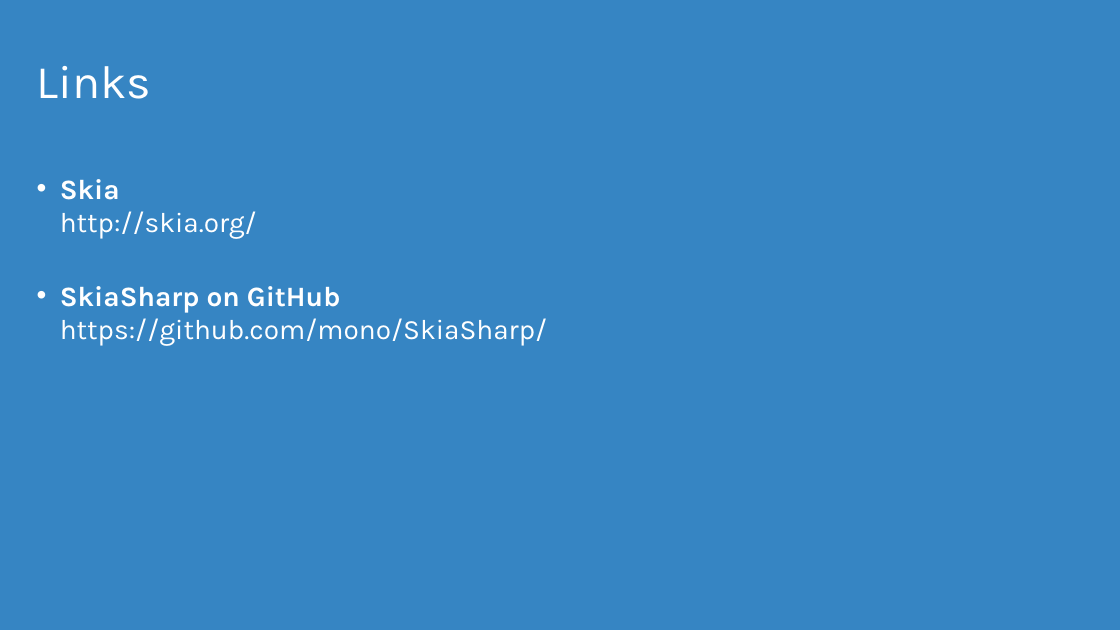
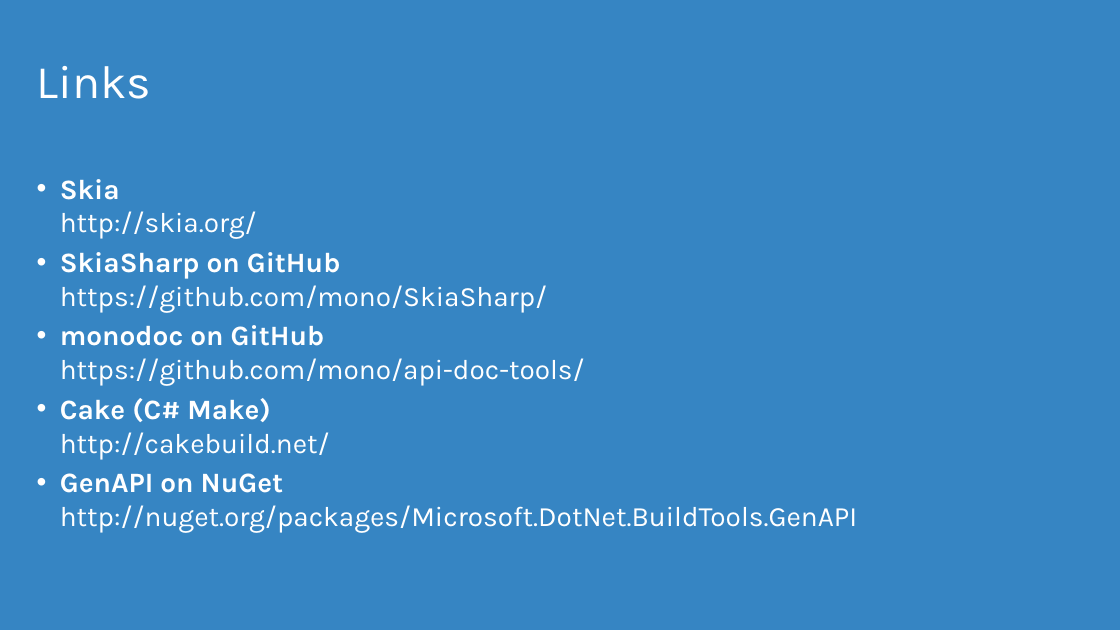
Before and after one commit to mattleibow/Xamarin-User-Groups, a slide deck: slide 17 of 2016-10-27 - SkiaSharp/SkiaSharp.pptx (slide 15 before the commit). Drawn at 1120x630 pixels with LibreOffice and Linux fonts; fonts in the diff are those of the drawing. Boxes give left, top, right and bottom in pixels: in the first picture for what was removed or moved away, otherwise in the second. Text is boxed around its words. In the diff, an @@ line names an element or a change of style, - is before the commit and + after.

```diff
--- a/2016-10-27 - SkiaSharp/SkiaSharp.pptx
+++ b/2016-10-27 - SkiaSharp/SkiaSharp.pptx
@@ text at (60,325,857,533): paragraphs added @@
+• monodoc on GitHub
+  https://github.com/mono/api-doc-tools/
+• Cake (C# Make)
+  http://cakebuild.net/
+• GenAPI on NuGet
+  http://nuget.org/packages/Microsoft.DotNet.BuildTools.GenAPI
```
Also in this commit, not shown: 2 slides added.
